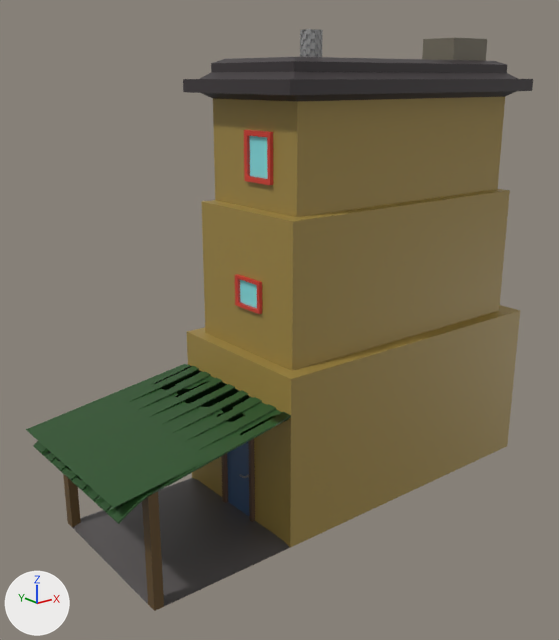
Two versions of the FBX model GrimLife/Assets/GrimLife/Blender Import/ShantyTown/Houses/Big_Favelahouse.fbx, one commit apart.
Camera for both pictures: a 50 mm lens placed at (-26.5, -29.1, 21.4), pointed at (-2.7, 0.7, 9.5). The axes (+X, +Y, +Z) are drawn at lower left. The lights are the same throughout.

Objects in the first picture: 'Big_Favelahouse.007'.
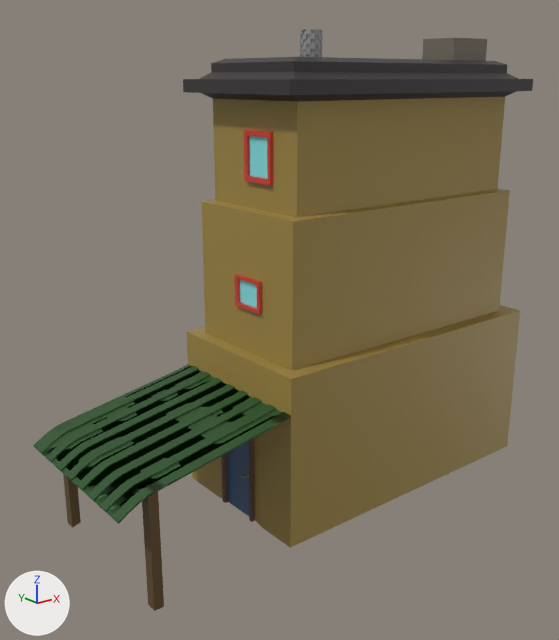
Where the change shows, as pixel boxes [x1, y1, x2, y2] in the pictures (559 x 640 px):
'Big_Favelahouse.007', reshaped
    before: [26, 29, 533, 611]
    after: [33, 29, 533, 611]
part 1 of me_elbow_joint_001, deleted
    before: [26, 364, 289, 508]
part 2 of me_elbow_joint_001, deleted
    before: [72, 478, 290, 606]

What changed in the scene script:
```text
Change me_elbow_joint_001:
    where me_elbow_joint_001.from_pydata(...)  # 2311 vertices, 2496 faces; spans x -14.8..11.7, y -4.0..5.2, z -0.3..23.4
    used by ob_big_favelahouse_007; location = (0.0, 0.0, 0.0)
    verts and faces of me_elbow_joint_001; kept vertices keep their numbers, new ones are numbered from 2311
    before: 1288 (-13.3, 4.2, -0.3) at pixel (72, 527), 1879 (-12.8, 4.7, -0.3), 1881 (-13.3, -3.5, -0.3) at pixel (148, 604), 1887 (-5.6, -4.0, -0.3) at pixel (294, 545), 1888 (-5.6, -3.5, -0.2)
    before: 1889 (-12.8, -4.0, -0.3) at pixel (164, 606), 2133 (-12.8, 4.2, -0.2) at pixel (80, 522), 2135 (-12.8, -3.5, -0.2), 2136 (-5.6, 4.7, -0.3), 2137 (-5.6, 4.2, -0.2)
    me_elbow_joint_001 part 1: the loose piece of 4 vertices spanning x -14.8..-5.7, y -3.9..5.2, z 5.2..6.5 is deleted
    me_elbow_joint_001 part 2
    add delete_vertices([1887, 1888, 2136, 2137])  # with the faces that use them
    add delete_faces([(1288, 1881, 2135, 2133)])
    remove me_elbow_joint_001.materials.append(mat_groundplate_bighouse_002)  # dark grey #5c5757
```
